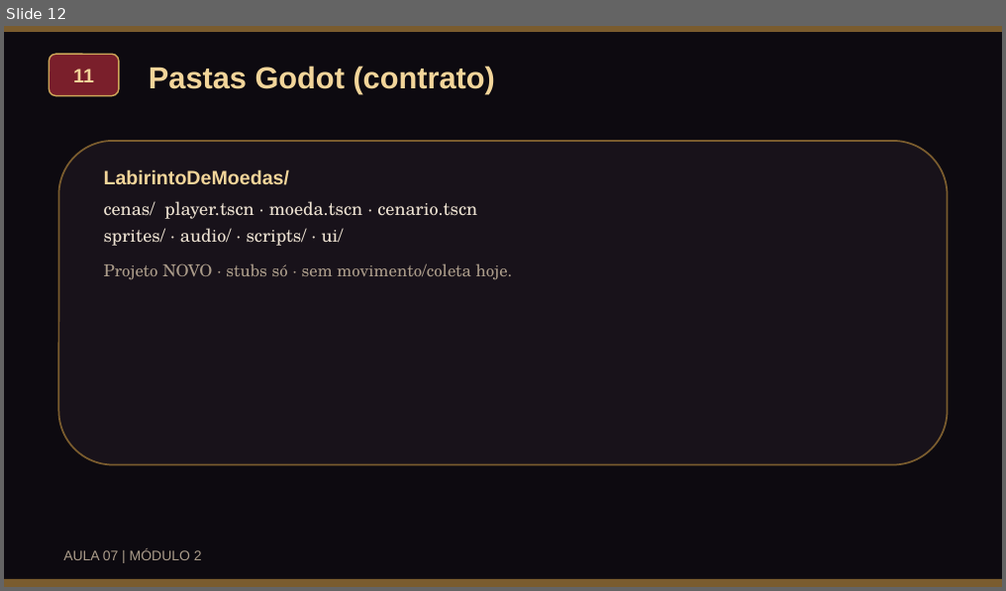
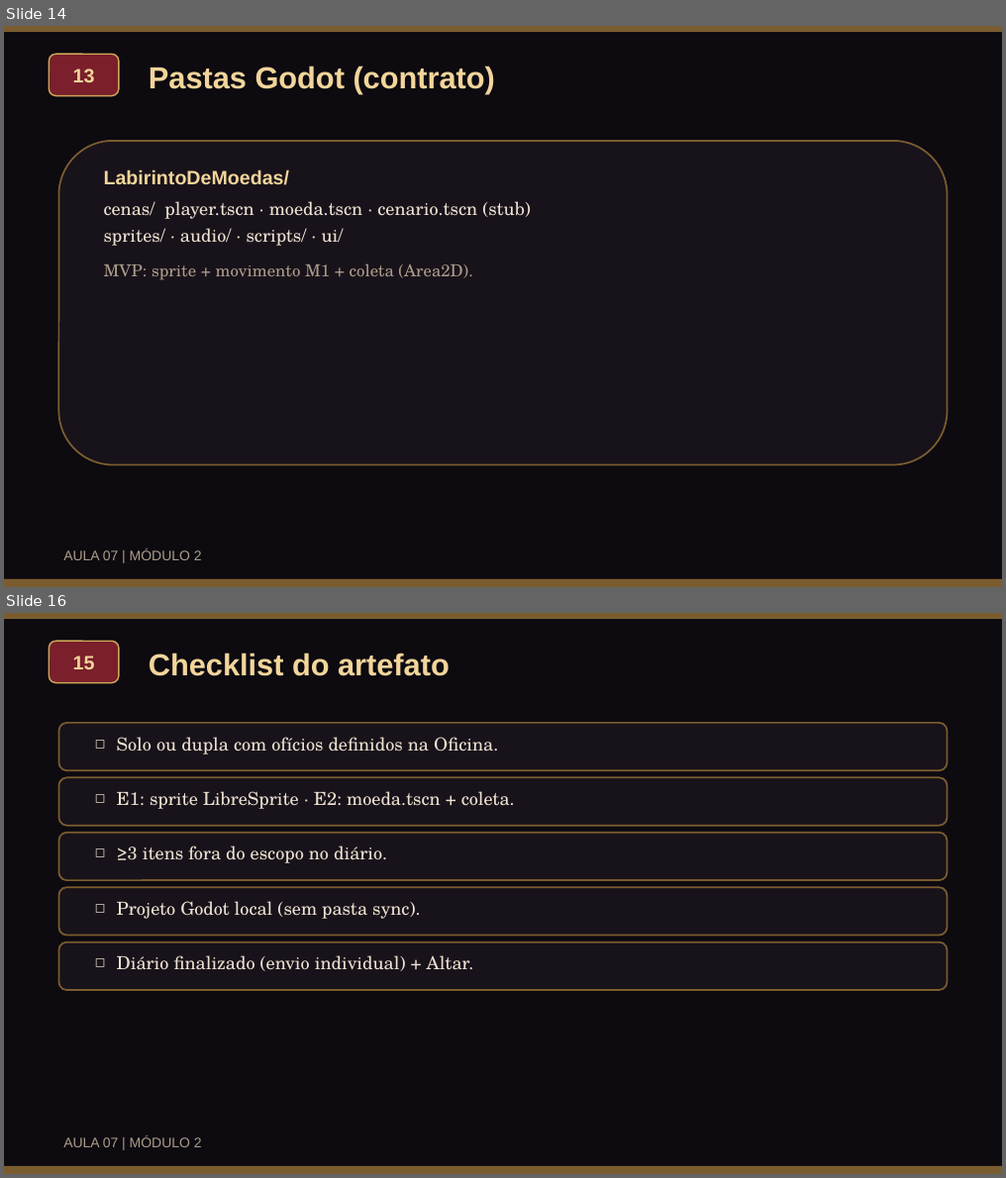
Before and after one commit to VonLuqi/fundamentos-de-jogos-digitais, a slide deck: assets/docs/aulas/aula07_papeis_workflow_slides.pptx. Shown one above the other, each under a label of ours: slide 12 before the commit, slides 14 and 16 after it; the slides between them are not shown. The pictures are 1006x591 and 1006x1178 pixels, drawn with LibreOffice and Linux fonts; fonts in the diff are those of the drawing. Boxes give left, top, right and bottom in pixels: in the first picture for what was removed or moved away, otherwise in the second. Text is boxed around its words. In the diff, an @@ line names an element or a change of style, - is before the commit and + after.

```diff
--- a/assets/docs/aulas/aula07_papeis_workflow_slides.pptx
+++ b/assets/docs/aulas/aula07_papeis_workflow_slides.pptx
@@ slide 16 added at (4, 613, 1002, 1174), background #FFFFFF @@
@@ rectangle added at (4, 613, 1002, 1173), fill #0D0A10 @@
@@ rectangle added at (4, 613, 1002, 619), fill #7A5C2E @@
@@ rounded rectangle added at (49, 641, 119, 683), fill #7A1F2B, outline #CFA759 1 pt, 14 pt, text #F2D59A, bold @@
+15
@@ text added at (149, 653, 450, 676), 22 pt, text #F2D59A, bold @@
+Checklist do artefato
@@ rounded rectangle added at (58, 723, 947, 770), fill #18121A, outline #7A5C2E 1.25 pt @@
@@ text added at (117, 737, 498, 755), 13 pt, text #ECE1D1 @@
+□ Solo ou dupla com ofícios definidos na Oficina.
@@ rounded rectangle added at (58, 777, 947, 826), fill #18121A, outline #7A5C2E 1.25 pt @@
@@ text added at (117, 791, 515, 809), 13 pt, text #ECE1D1 @@
+□ E1: sprite LibreSprite · E2: moeda.tscn + coleta.
@@ rounded rectangle added at (58, 833, 947, 880), fill #18121A, outline #7A5C2E 1.25 pt @@
@@ text added at (117, 846, 387, 863), 13 pt, text #ECE1D1 @@
+□ ≥3 itens fora do escopo no diário.
@@ rounded rectangle added at (58, 887, 947, 936), fill #18121A, outline #7A5C2E 1.25 pt @@
@@ text added at (117, 901, 420, 919), 13 pt, text #ECE1D1 @@
+□ Projeto Godot local (sem pasta sync).
@@ rounded rectangle added at (58, 943, 947, 990), fill #18121A, outline #7A5C2E 1.25 pt @@
@@ text added at (117, 956, 474, 971), 13 pt, text #ECE1D1 @@
+□ Diário finalizado (envio individual) + Altar.
@@ text added at (63, 1137, 202, 1148), 10 pt, text #AB9C8A @@
+AULA 07 | MÓDULO 2
@@ rectangle added at (4, 1165, 1002, 1173), fill #7A5C2E @@
@@ what was slide 12 is now slide 14 @@
@@ slide 14 changed as well @@
@@ text in rounded rectangle at (73, 69, 95, 82): text changed @@
-11
+13
@@ text at (104, 201, 531, 219): text changed @@
-cenas/ player.tscn · moeda.tscn · cenario.tscn
+cenas/ player.tscn · moeda.tscn · cenario.tscn (stub)
@@ text at (104, 264, 472, 280): text changed @@
-Projeto NOVO · stubs só · sem movimento/coleta hoje.
+MVP: sprite + movimento M1 + coleta (Area2D).
```
Also in this commit, not shown: 6 other slides changed, 9 other slides added, 8 slides removed, 43 other files.
